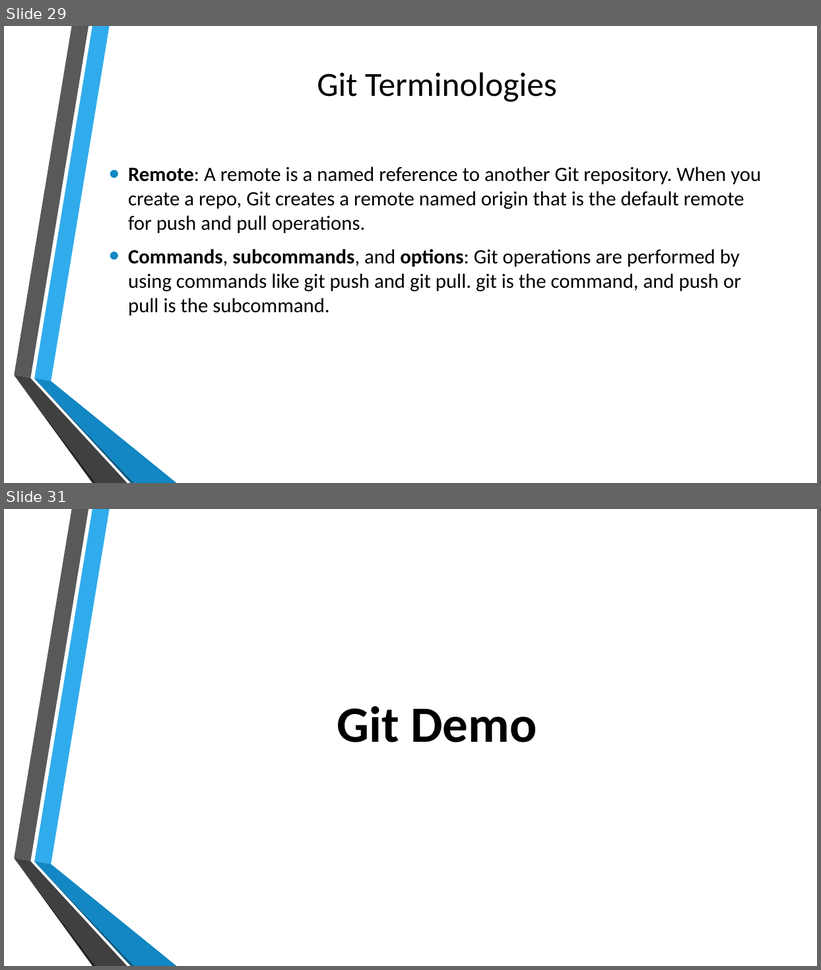
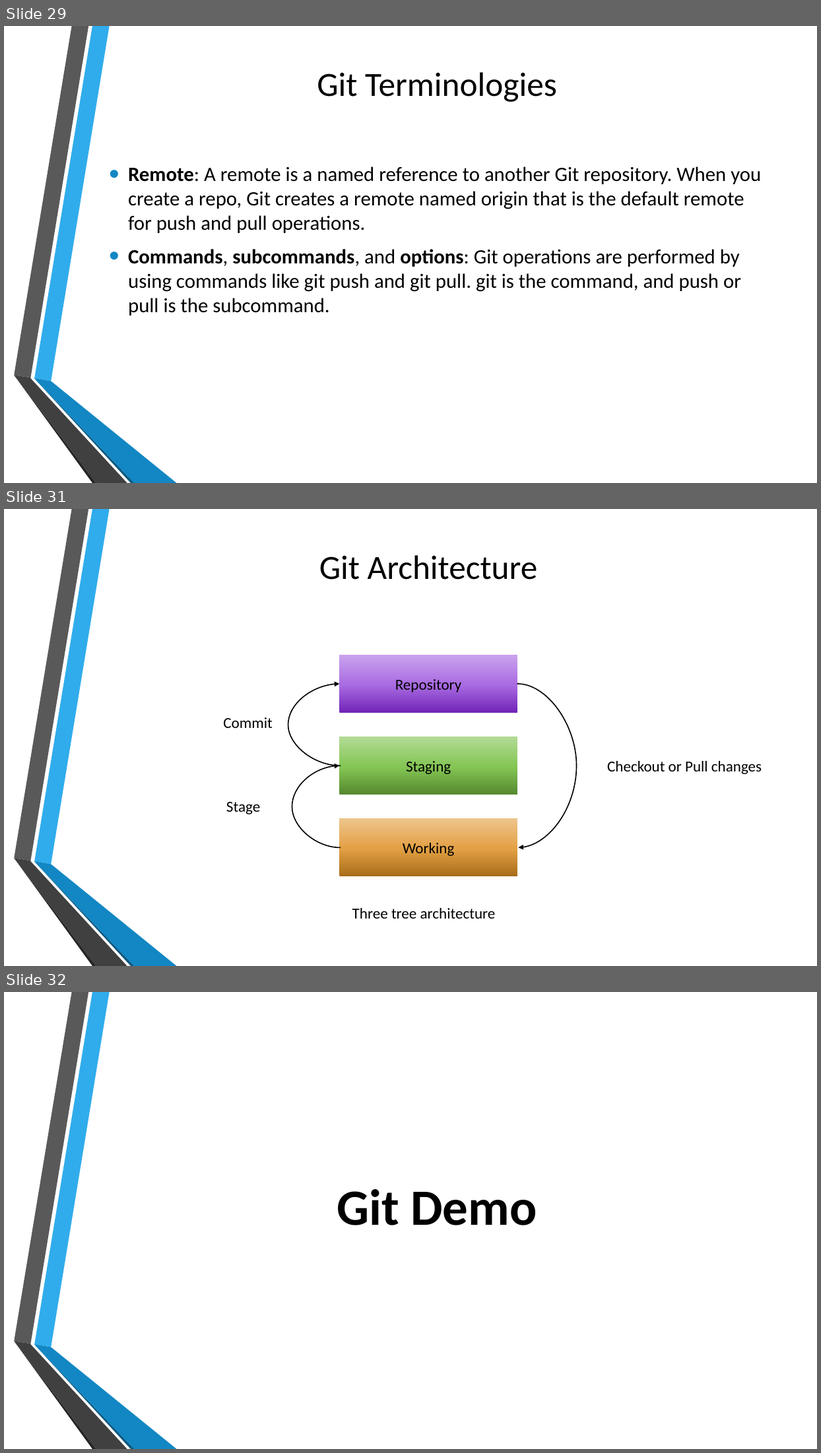
Before and after one commit to errol20/GitPPT, a slide deck: Version Control using Git.pptx. Shown one above the other, each under a label of ours: slides 29 and 31 before the commit, slides 29, 31 and 32 after it; the slides between them are not shown. The pictures are 821x970 and 821x1453 pixels, drawn with LibreOffice and Linux fonts; fonts in the diff are those of the drawing; background and template pictures are left out. Boxes give left, top, right and bottom in pixels: in the first picture for what was removed or moved away, otherwise in the second. Text is boxed around its words. In the diff, an @@ line names an element or a change of style, - is before the commit and + after.

```diff
--- a/Version Control using Git.pptx
+++ b/Version Control using Git.pptx
@@ slide 31 added at [4,509,817,966], background picture (left out); not listed: 6 template elements that a slide beside it also shows @@
@@ title added at [319,555,538,580], 40 pt, text #000000 @@
+Git Architecture
@@ rectangle added at [339,655,517,713], fill gradient #7124B7 to #A96BE2 to #CAA3ED, 18 pt, text #000000 @@
+Repository
@@ curved arrow added from (341, 766) to (339, 684), #000000 1.25 pt @@
@@ curved arrow added from (517, 684) to (518, 848), #000000 1.25 pt @@
@@ text added at [223,718,272,728], 18 pt, text #000000 @@
+Commit
@@ rectangle added at [339,737,517,795], fill gradient #55892F to #84C554 to #B3DB95, 18 pt, text #000000 @@
+Staging
@@ curved arrow added from (341, 848) to (339, 766), #000000 1.25 pt @@
@@ text added at [607,761,762,774], 18 pt, text #000000 @@
+Checkout or Pull changes
@@ text added at [226,802,260,815], 18 pt, text #000000 @@
+Stage
@@ rectangle added at [339,819,517,877], fill gradient #A86C19 to #E3A044 to #EEC48B, 18 pt, text #000000 @@
+Working
@@ text added at [352,908,496,919], 18 pt, text #000000 @@
+Three tree architecture
@@ what was slide 31 is now slide 32 @@
```
Also in this commit, not shown: 3 slides changed, 2 other slides added.
